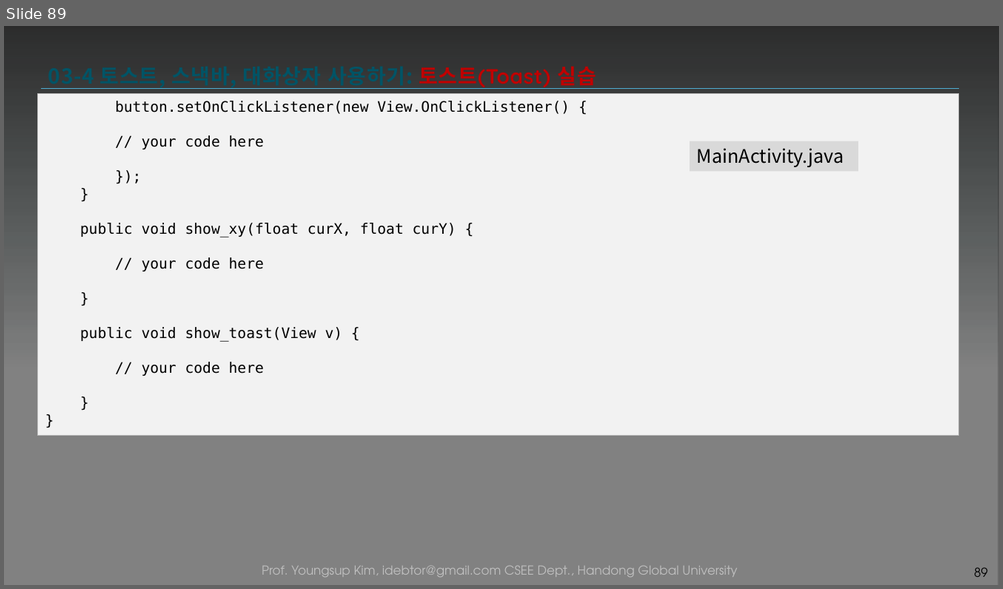
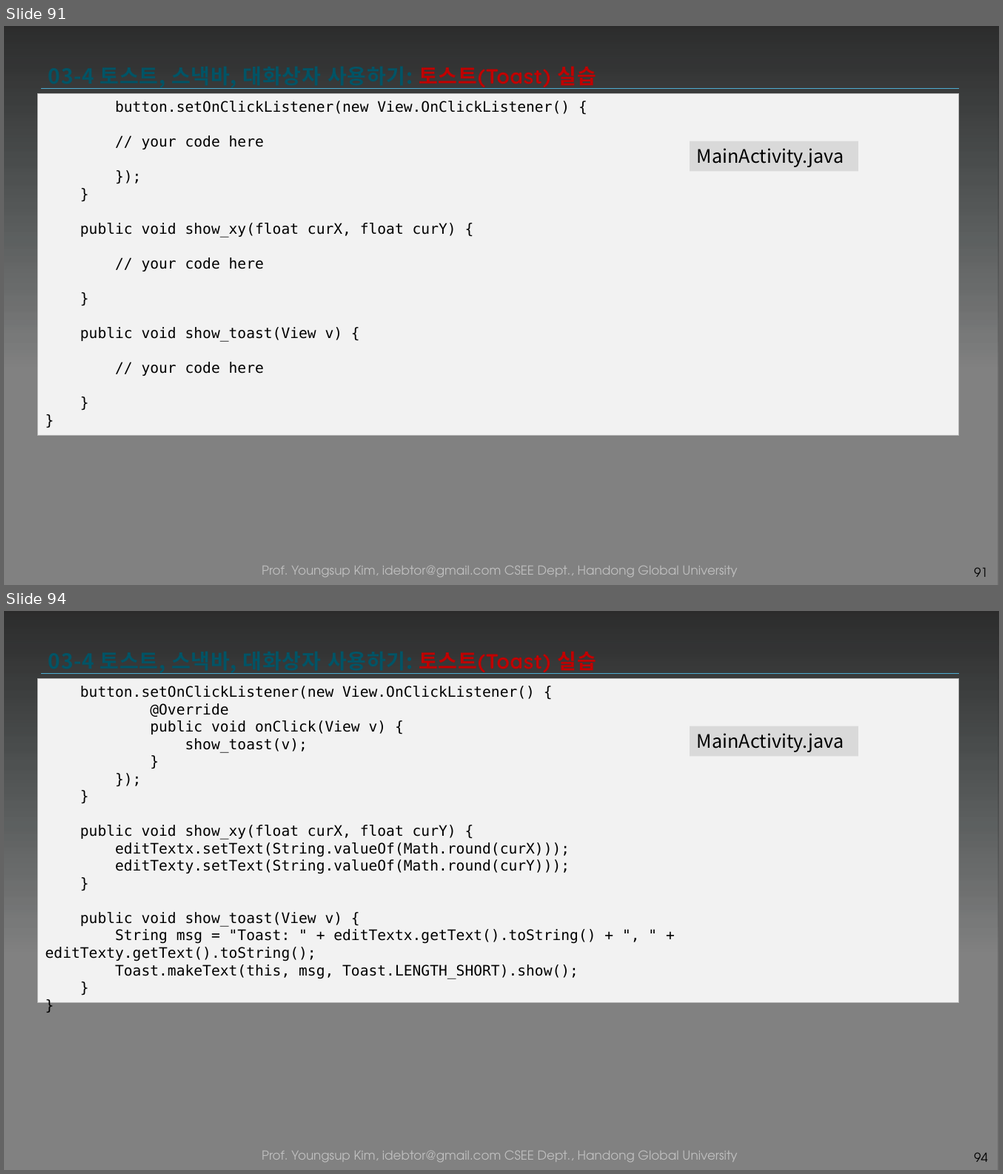
Before and after one commit to tae7841/HuStarAS, a slide deck: ppts/03Widget.pptx. Shown one above the other, each under a label of ours: slide 89 before the commit, slides 91 and 94 after it; the slides between them are not shown. The pictures are 1003x589 and 1003x1174 pixels, drawn with LibreOffice and Linux fonts; fonts in the diff are those of the drawing; background and template pictures are left out; a plain dark background stands for a picture behind light text. Boxes give left, top, right and bottom in pixels: in the first picture for what was removed or moved away, otherwise in the second. Text is boxed around its words. In the diff, an @@ line names an element or a change of style, - is before the commit and + after.

```diff
--- a/ppts/03Widget.pptx
+++ b/ppts/03Widget.pptx
@@ slide 94 added at <box>4,611,999,1170</box>, background picture (left out); not listed: 3 template elements that a slide beside it also shows @@
@@ title added at <box>48,651,596,674</box>, 20 pt, text gradient #005466 to #005061 to #003E4B, bold @@
+03-4 토스트, 스낵바, 대화상자 사용하기: 토스트(Toast) 실습
@@ rectangle added at <box>37,679,959,1002</box>, fill #F2F2F2, outline #BFBFBF 0.75 pt, 14 pt, text #000000 @@
+button.setOnClickListener(new View.OnClickListener() {
+@Override
+public void onClick(View v) {
+show_toast(v);
+}
+});
+}
+public void show_xy(float curX, float curY) {
+editTextx.setText(String.valueOf(Math.round(curX)));
+editTexty.setText(String.valueOf(Math.round(curY)));
+}
+public void show_toast(View v) {
+String msg = "Toast: " + editTextx.getText().toString() + ", " + editTexty.getText().toString();
+Toast.makeText(this, msg, Toast.LENGTH_SHORT).show();
+}
+}
@@ rectangle added at <box>690,726,858,757</box>, fill #D9D9D9, 18 pt, text #000000 @@
+MainActivity.java
@@ page number added at <box>973,1153,987,1162</box>, 12 pt, text #000000 @@
+94
@@ what was slide 89 is now slide 91 @@
@@ page number at <box>973,568,987,577</box>: text changed @@
-89
+91
```
Also in this commit, not shown: 12 slides changed, 6 other slides added, 3 slides removed, 34 other files.
